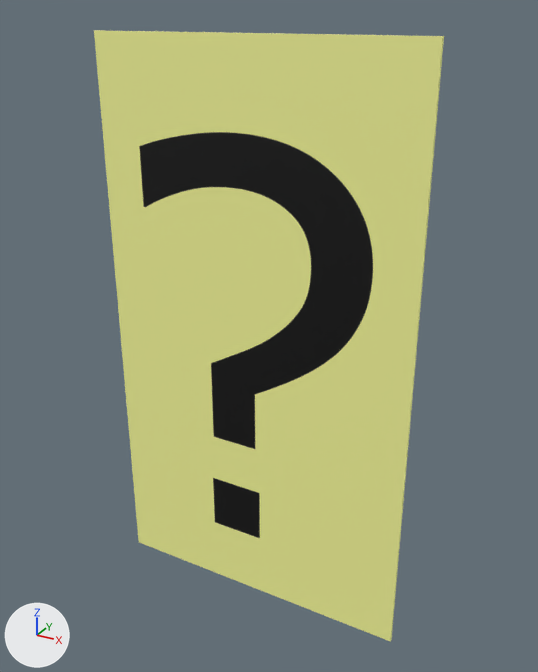
Renders of the FBX model tfg_hectorgarcia_escaperoom/Models/Pista5.fbx from each side of a commit.
Before and after are seen from a 50 mm camera at (0.0919, -0.1577, 0.0849) aimed at (0.003, 0.0039, 0.0041). The axes (+X, +Y, +Z) are drawn at lower left. The lights are the same throughout. The first picture is the older version.

Before the edit, the objects in view are built like this:
```python
mat_material_003 = principled_material('Material.003')
mat_material_003.texture = img_imagenpistasinventario_png  # with its transparency
me_cylinder = bpy.data.meshes.new('Cylinder')
me_cylinder.from_pydata(...)  # 36 vertices, 34 faces; spans x -0.045..0.045, y -0.001..0.001, z -0.081..0.08
me_cylinder.materials.append(mat_material_003)  # picture img_imagenpistasinventario_png
ob_cylinder = bpy.data.objects.new('Cylinder', me_cylinder)
ob_cylinder.location = (0.0, 0.0, 0.0)
```
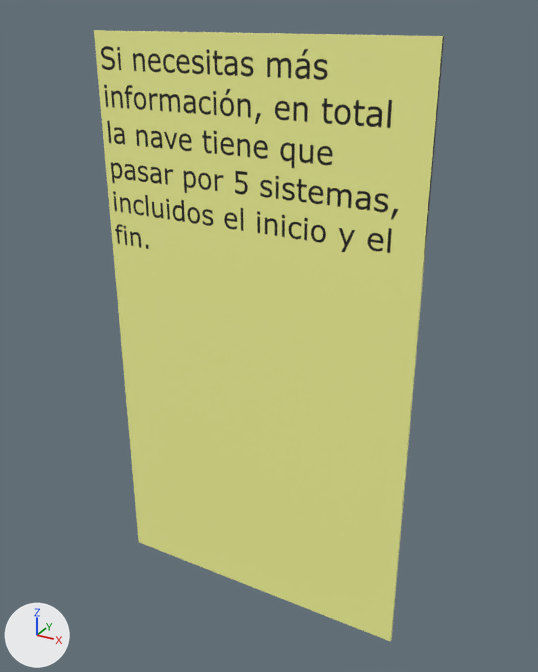
The change, as a list of edits to the scene's bpy script:
```text
Add img_pistagrafos_png:
    img_pistagrafos_png = load_image('PistaGrafos.png', '_unpacked/PistaGrafos.png', 1080, 1920, 'sRGB')
Change mat_material_003:
    mat_material_003.texture: img_imagenpistasinventario_png -> img_pistagrafos_png  # with its transparency
```

Changed parts and their boxes [x1, y1, x2, y2] in the pictures (538 x 672 px):
'Cylinder', surface changed (black to yellow): [98, 36, 444, 541] in both
